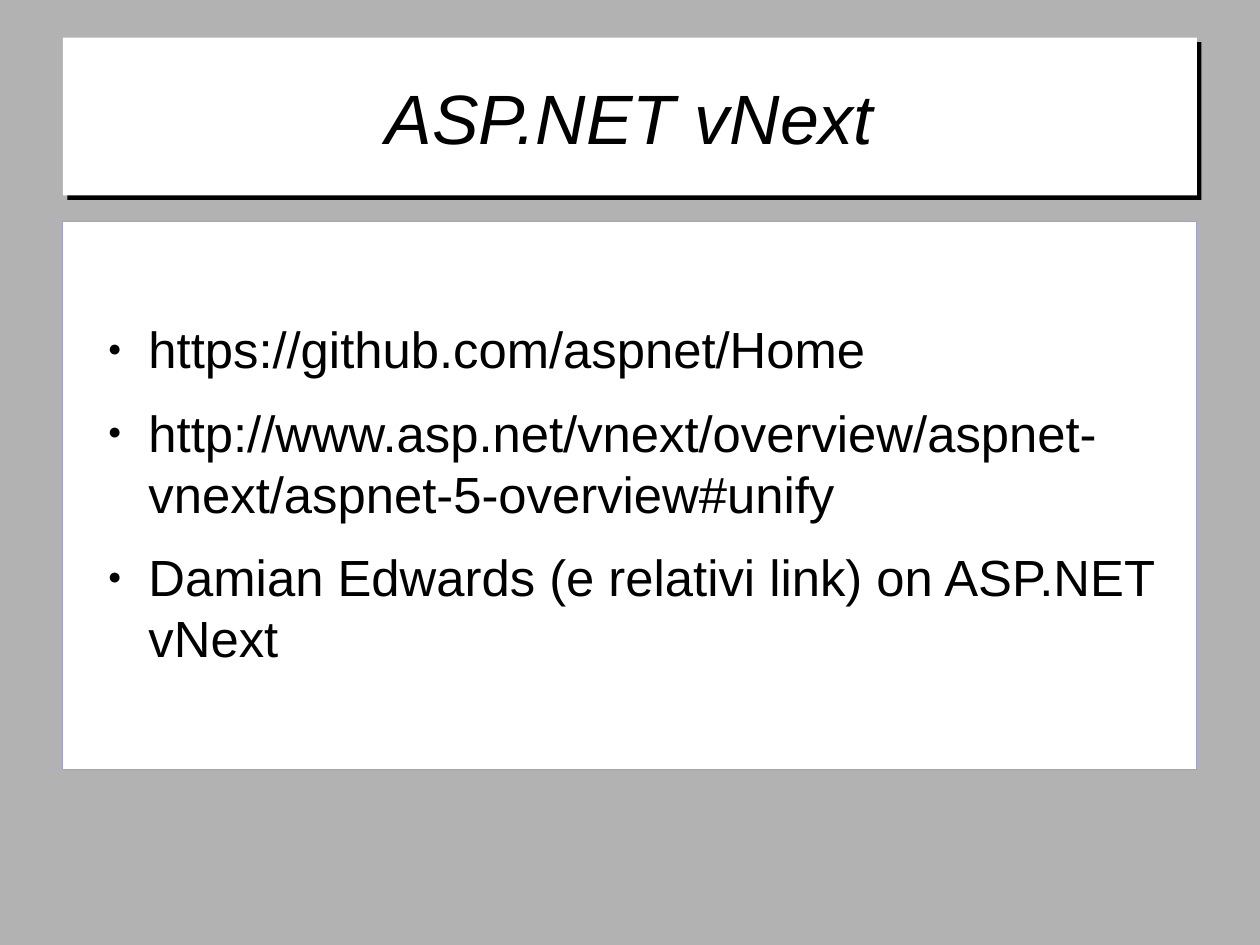
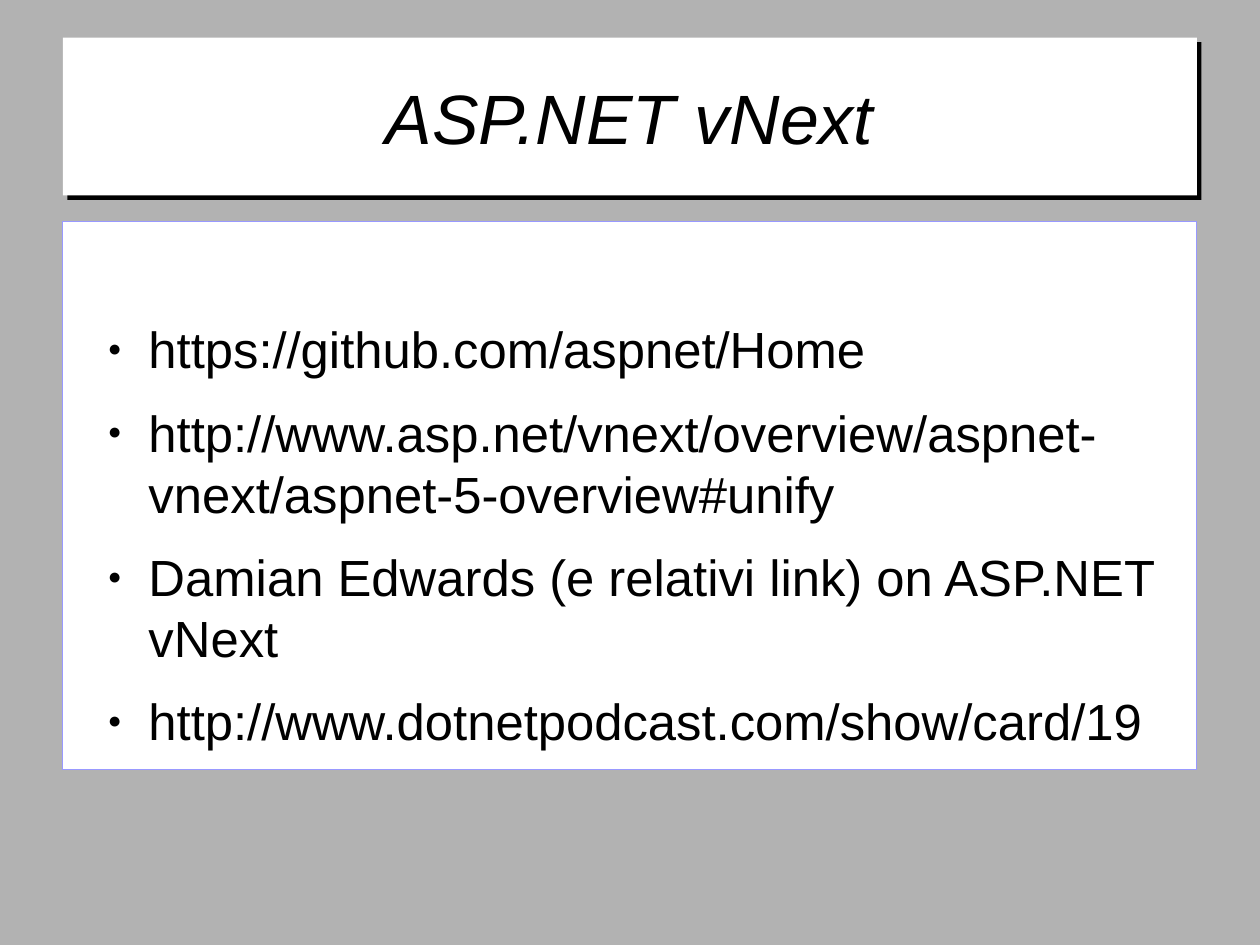
Before and after one commit to gitfer/ARXCourse, a slide deck: slide 16 of ARXCourse.odp. Drawn at 1260x945 pixels with LibreOffice and Linux fonts; fonts in the diff are those of the drawing; background and template pictures are left out. Boxes give left, top, right and bottom in pixels: in the first picture for what was removed or moved away, otherwise in the second. Text is boxed around its words. In the diff, an @@ line names an element or a change of style, - is before the commit and + after.

Commit message:
ASPNET aggiunto riferimento a dotnetpodcast

```diff
--- a/ARXCourse.odp
+++ b/ARXCourse.odp
@@ text at [148,703,1141,751]: paragraph added @@
+● http://www.dotnetpodcast.com/show/card/19
```
Also in this commit, not shown: 1 other slide changed.
